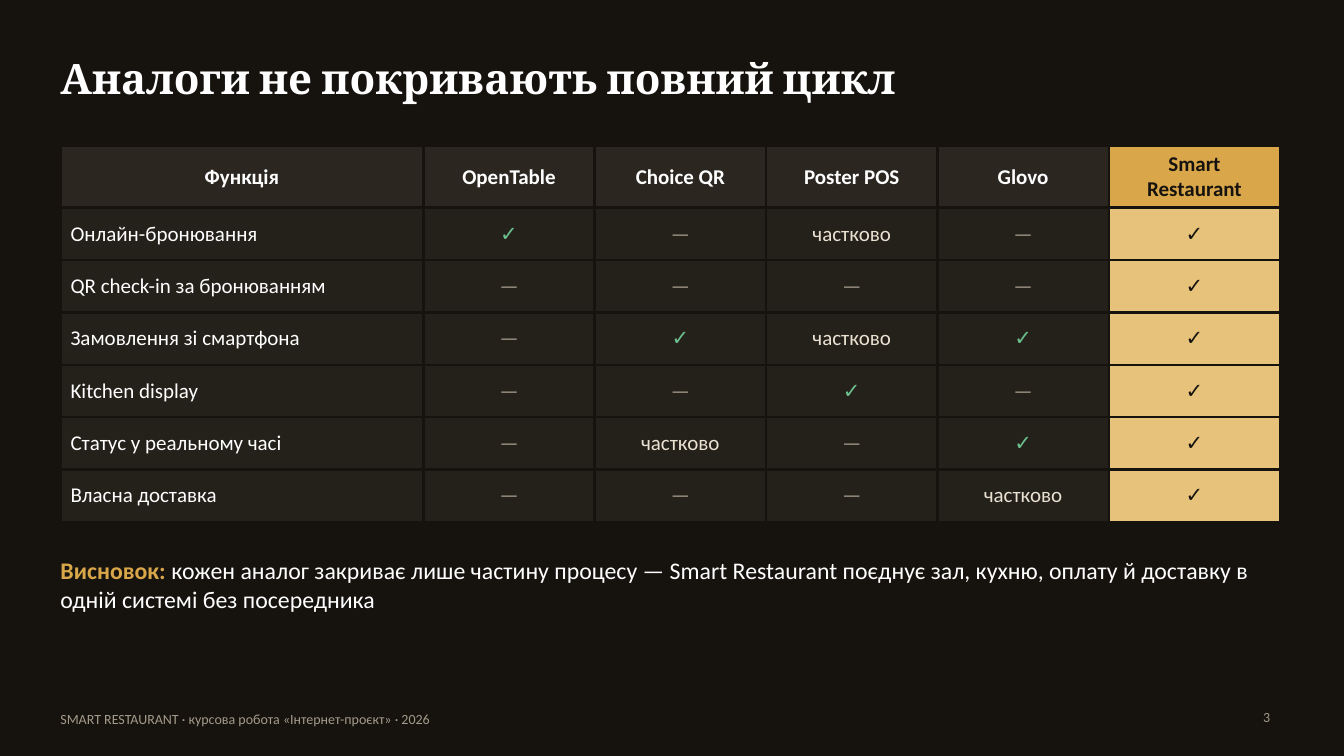
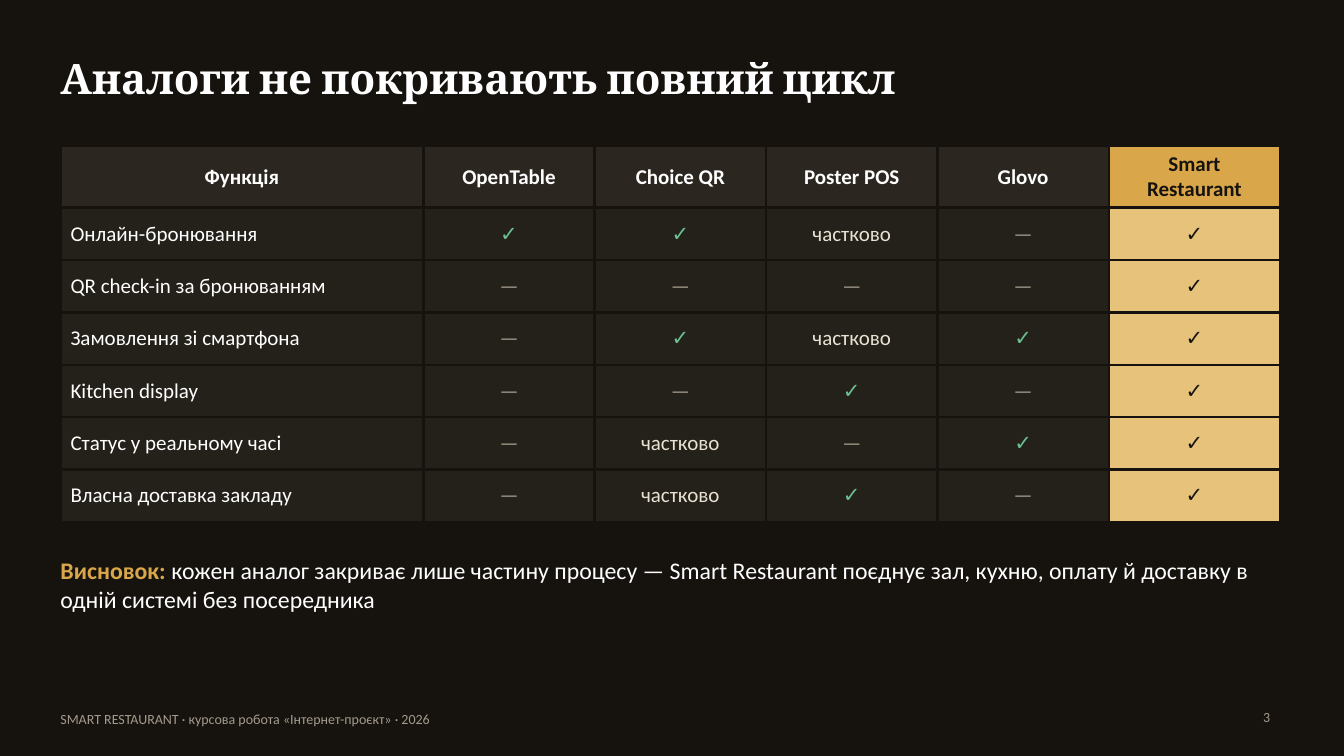
Before and after one commit to OMykhantso/SMART-RESTAURANT, a slide deck: slide 3 of docs/Presentation_SMART_RESTAURANT.pptx. Drawn at 1344x756 pixels with LibreOffice and Linux fonts; fonts in the diff are those of the drawing. Boxes give left, top, right and bottom in pixels: in the first picture for what was removed or moved away, otherwise in the second. Text is boxed around its words. In the diff, an @@ line names an element or a change of style, - is before the commit and + after.

```diff
--- a/docs/Presentation_SMART_RESTAURANT.pptx
+++ b/docs/Presentation_SMART_RESTAURANT.pptx
@@ table at <box>60,146,1280,510</box> @@
-row 2, column 3: —
+row 2, column 3: ✓
-row 7: Власна доставка | — | — | — | частково | ✓
+row 7: Власна доставка закладу | — | частково | ✓ | — | ✓
```
Also in this commit, not shown: 1 other slide changed, 13 other files.
